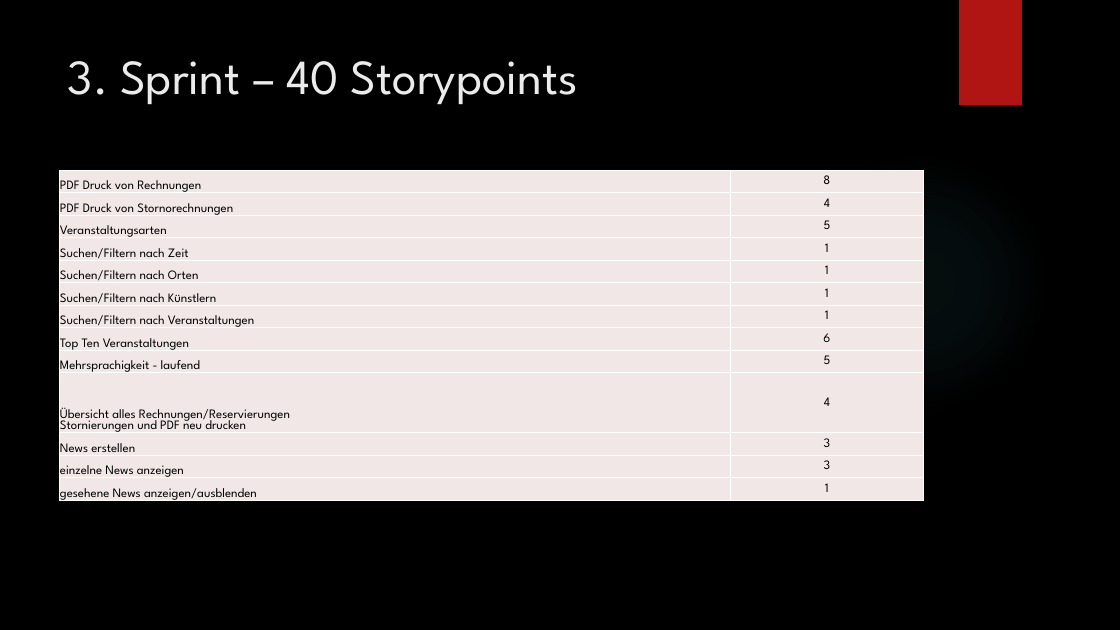
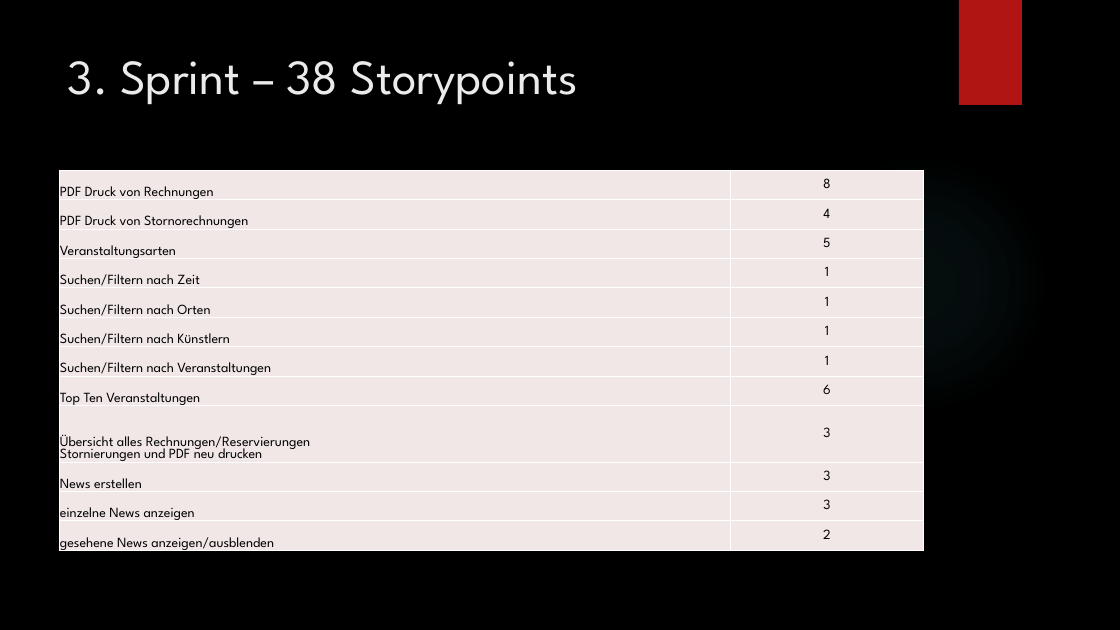
Before and after one commit to martin-kl/2017SS_SEPM_Ticketline, a slide deck: slide 5 of documents/MR2 Präsentation.pptx. Drawn at 1120x630 pixels with LibreOffice and Linux fonts; fonts in the diff are those of the drawing; background and template pictures are left out. Boxes give left, top, right and bottom in pixels: in the first picture for what was removed or moved away, otherwise in the second. Text is boxed around its words. In the diff, an @@ line names an element or a change of style, - is before the commit and + after.

```diff
--- a/documents/MR2 Präsentation.pptx
+++ b/documents/MR2 Präsentation.pptx
@@ title at [68,61,578,105]: text changed @@
-3. Sprint – 40 Storypoints
+3. Sprint – 38 Storypoints
@@ table at [60,171,923,556] @@
-row 9: Mehrsprachigkeit - laufend | 5
-row 10: Übersicht alles Rechnungen/Reservierungen Stornierungen und PDF neu drucken | 4
+row 9: Übersicht alles Rechnungen/Reservierungen Stornierungen und PDF neu drucken | 3
-row 12, column 2: 1
+row 12, column 2: 2
```
Also in this commit, not shown: 2 other slides changed, 15 other files.
